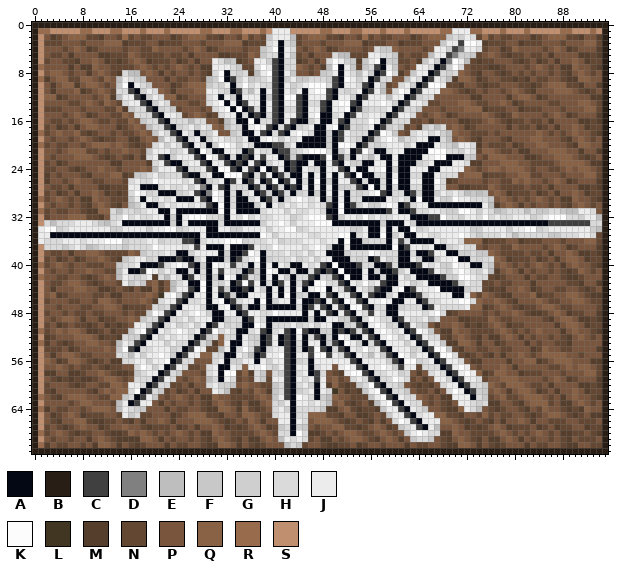
A sprite sheet gets an edit: Items/Placeable/Painting/EyeoftheUniverse.png. That is the earlier state.
The file is 192x144 pixels, drawn in blocks of 2x2; one block is one cell here. Colours within 5 levels of each other are drawn and written as one.
Palette (. is transparent): A #040814  B #291e15  C #404040  D #808080  E #bebebe  F #c8c8c8  G #cfcfcf  H #dadada  J #ececec  K #fcfcfc  L #413622  M #563e2c  N #634732  P #78553c  Q #896245  R #976b4b  S #bf8f6f
Now the later version:
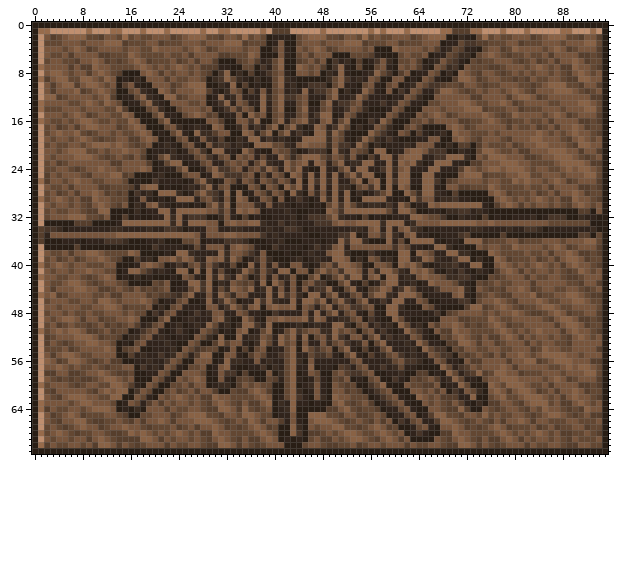
Difference:
colour G: #cfcfcf -> #3b2c21
colour J: #ececec -> #31241c
colour K: #fcfcfc -> #483528
Changed rows in their new state; - is a pixel that keeps its letter.
first column x 1:
 1 -------S--------------------S-RRSS-----MMM------S---SS-R-------------MMM----------------------
 2 --------------------------------------B---B-------------------------BB--B---------------------
 3 --------------------------------------B-PBB------------------------B--N--M--------------------
 4 -------------------------------------BB-P-B-------------BBB-------M--NM--B--------------------
 5 -------------------------------------BBBP-B------BBB---M-BBB-----B--NM--B---------------------
 6 -----------------------------MBBB---M--NQBB-----B---B-B--P-B----B--PM--B----------------------
 7 -----------------------------M--BB--B--NQBB-----B-Q-B-BBNP-B---M-BPN--B-----------------------
 8 --------------BBB------------B-QB-B-B--NP-B----B--Q-BB--QN-B--B--PNB-B------------------------
 9 -------------B-B-B----------B--QN--B-B-NQ--BBBBB-NQ----PNBB--B-BPN-BB-------------------------
10 -------------BMP-BB---------BB--QBMB-BBNQ--B----BNQ--BNP-B--B--PN--M--------------------------
11 -------------BBNP--B--------M-B-PNBM-P-NP---Q---NQB-B-QN-B-B--PN--M---------------------------
12 -------------B--NQ--B-------B-Q--P---Q-NQ--NP---NQ---QN---B--PN-BB----------------------------
13 R-------------B--NQ--B------B--Q-PN--Q-NQ--NPBBNQ---NP------PN--B-----------------------------
14 R--------------BBBNP-BB------B--P-PNBQ-NQBBNQ--NP---PN-BBB-PNBBB------------------------------
15 ----------------BBBNQ--B------B--PBQNPBNP--NP--QQB-PN-B--BPN--B-------------------------------
16 R----------------BBBNQBBBBBB---BBPP-QBBNQ-NPQ--PQ-NQBBB--QNBBB--------------------------------
17 ------------------BBBNP-B---B--BB-P---NQBNQ-B-QP--QNB-B-PN-BB---BBBB--------------------------
18 S------------------B-BNQ-BQ--M--BBQP-NQBNQ---BQQ-QN-BBBQN--B--BM-B--B-------------------------
19 --------------------B-BNPB-P--MBB--QQ-----B-QQQQ-PN-B-QN----BBB--PPBB-------------------------
20 S------------------B---BNP-BP------BQQQNN--PQPPP-P---QNB-B-----PPP-B-BMMB---------------------
21 ------------------B----B-NP-BQQ--BQN-BBPNN-B----BQ--PNMBQQB--PQQP---BB--B---------------------
22 ------------------B-NQ----NP--NPBPNP-N--QN-NQQQN-PN-P-BM-QQ-PQQQ----QQQ-B---------------------
23 -------------------B-NQQB--NP--NPNP-NQ---QNPQ-QP-NQ---QQ--Q-QPQ-B-QQQ--B----------------------
24 -------------------B---NQBB-NQ--NP-NP-QN-QNQ-BBQ--NQ-QQ---Q-PQ---QQ---M-----------------------
25 ----------------BBB--BBBNPPB-QP---NPBN-PNBQP-Q-Q-Q-NQ-QQBBQ-QQBBQQ-BBB------------------------
26 R--------------B-BB-----B-NQ-B-PN-PN-PN-PN-QBQ-Q-Q--NQBPQBQ-QQ--QQ-B--------------------------
27 ---------------M-PQQB-BB---MQ-NPBBBPNBPNBQNQ-Q-Q-Q--BNP-QBQBQPBBQQ-B--------------------------
28 ---------------B---BQQQ-B-NQM--QBQB-PN-PNBQ-BP-P-Q-QB-B--NQBBQN-QQ--BMBBBBB-------------------
29 ---------------B-P-B-B-QQQ-NP--PBQPB-PNBPB---B-Q-Q-QBBQQQQ-B-BQ-PP------BBBB------------------
30 ---------------B--PQ--B--B-BNQ-QBPPP--P---B--B-BNQ-QN-------QNB--QPQQQQQQQ-B------------------
31 S-----------BBBB-B--QQ-QQQQQPP-P-QPQPB-----BB--BQP-QQQQQQQN-QQNBB--B-------BBBBBBBBBBBBBBBMMB-
32 ------------BBMB-BB--Q-Q----BB-P-BMB-BB----B----NQ---BMB-BB---QQPNN-BB---BMB-BB----B----BB---B
33 -BBBBBMMMBBBB-QQQQQQQQ-Q-QQQPPBPQPPQQ------------PQPPQQQQ-QQQ--PPPPQQQQQQPPQPPPPPPPPPNNNNNNNBB
34 M---B-------------------B---PP--------------B----------PQ-Q-PQ--B-------------------B--------B
35 M-PPPPPPPPPPPQQQQQQQQQQQQQP-PPPQQPPPP--------BB-----QB-PP-Q--PQ--BB----MBBBBBMBBBBBBBBBBBBMMB-
36 MBBB---B-------BBB---BBBNNPB-------BBB---BBB---B--Q-QQ-BBBQ-NBQQQQ-B--B-----------------------
37 -BBBBBMBBBBBBBBBBBB-----B-N-PPP-PQPN-BB-----B----PQ-PPPPPPP-PN--B-QQ-B-BB---------------------
38 -----------------BBBB-BQQ-----Q-PPN--PBBB-BB----PQQ-BBB--BBBQQBQPN--QQ--BBB-------------------
39 --------------BBM--BPPQNQP--QPQ-QNB--P-BBB--B----QQPB-BPN--BQQ--QP----QQB-BB------------------
40 -------------BBB-PQPNB---NP-P---NBBQ-P-P-BPP-B-NP-QQPNBBPPNBQPQN-B------QQBB------------------
41 -------------B-QQN----BQQBQBQ-N-B-QN-P--QQBPPBNQNP-QQP-P-QQN--QPQN-B----B--B------------------
42 -------------B-B-B-BBB-BPN-BQ-Q--QNB-P-P--PBBNQB-NQ-QQ-PQBQQ---PQPPN-----BB-------------------
43 --------------MBBBBN--BB-QQ-QB--PNMN-QBQN-PBNP--BBNQ-BMB-NQQ---B-QPPPN--BNM-------------------
44 ------------------NMN-B--NQ-Q-N-QPNQ--Q-P-P-P---Q-BNQ-BMNQP--QN----PPPQ-BP--------------------
45 R-----------------MNMM--NQ--P-QN-PP---Q-Q-P-BQQ-NQ--NP-NQQ--QQQNB----PQ-BMN-------------------
46 --------------------B--NPBB-Q--QNB--Q-Q---Q-QQNQ-NQ--NQ----QQ--PNBB-----BN--------------------
47 -------------------B-BNP---BPP--QN-PQBPQPPQBPN-NQ-NP--NPBBQQ-BBBPN-BBBBM----------------------
48 ------------------B--NP-B----PP--PN--BB-----P-Q-NQ-NP-BN-BQQ----B--B--------------------------
49 -----------------BBBNQBB-----PQ-BBQN-BPPQPPPQ-QP----NPB--BBQN-BB-BB---------------------------
50 ----------------M--NPB--B---QN--B-QQ--QBBB--B----QQ-BNP----BQN--B-----------------------------
51 ---------------B--NP-B---B-PN-B-BPQB-NQB-NQ-NPP--QNPNBNP---B-QN--B----------------------------
52 --------------B--NP---B--BPN-B-BBQ---PN-QNQ-QBNP-Q--PP-NQ-----PN-BB---------------------------
53 S------------B-BNP-----BBPNBB--MPP-B-QN-QNPBP--P-NP---PBNQ-----QN--B--------------------------
54 -------------BMNPBB----BPN-M--B-PBMBNPB--NQBQN-NPBNQ-BMB-NQ----BQN--B-------------------------
55 -------------BBM-------PN-M--BBPP-BMPN---NQ--N--N-BNQ-BM--NP-----PN--B------------------------
56 --------------BB------PNBB---B-Q----P----NQ-BP------NP-----NP---B-PN--B-----------------------
57 ----------------B----PN-B---B-PQ-BB---B--NQ--QB--BM--NP-----N--BBBBQN--M----------------------
58 ----------------BB--PNBB----B-P--BMBBB-B-NQB-PNBB-PM--NPBB---BB-MB-BQN--M---------------------
59 ----------------BBBPN-B-----BBP-BMNMBB-M-NQ-B-N-BNM-B-BNPBB--B-MN-M--QN--B--------------------
60 R--------------M-BPNBB------B---BMPN---BBNQB--P-BP---BB-NQBBB--NM--B--QNBBB-------------------
61 ---------------B-PNBB--------MBB--MP---BBNQ-B-P-BP----B--NPBBB-P----B--PN-B-------------------
62 S-------------BBPN-B-------------------B-NQ--BP-B------B--NP-BB------M--QBB-------------------
63 R------------B-PN-M--------------------B--Q--B-BB-------B--NP-BB------M-B-B-------------------
64 -------------B-B-B---------------------B--QBBBBB---------B--NP-BB------MBB--------------------
65 --------------MBB----------------------B--PBB-------------B--NPB-M----------------------------
66 ----------------------------------------M-P-B--------------B--NP--M---------------------------
67 ----------------------------------------BBQ-B---------------BB-NP-B---------------------------
68 ----------------------------------------BBQ-B----------------B---BB---------------------------
69 ----------------------------------------B-B-B-----------------BBBB----------------------------
70 -----------------------------------------BBB--------------------------------------------------
Pixel boxes of the changes (left, top, right, bottom) in both pictures:
changed: (38, 28, 602, 448)
